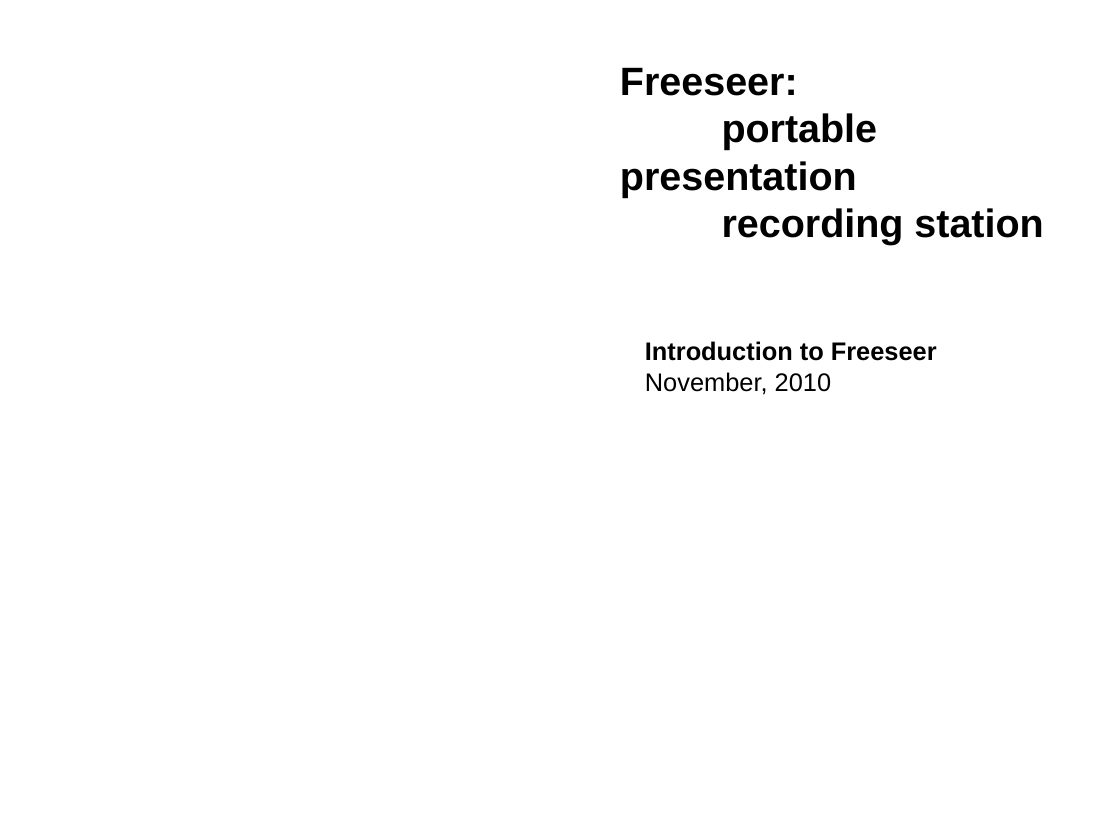
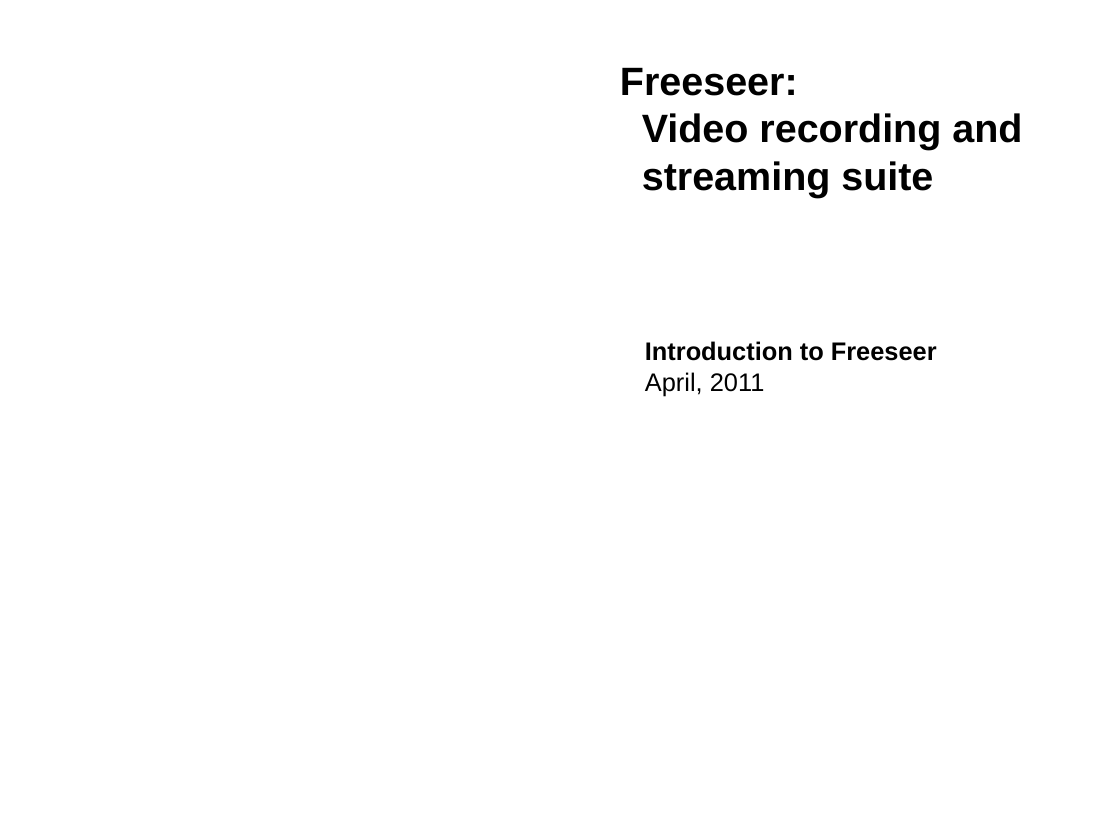
Before and after one commit to Freeseer/freeseer, a slide deck: slide 1 of docs/presentations/intro/freeseer_intro.odp. Drawn at 1120x840 pixels with LibreOffice and Linux fonts; fonts in the diff are those of the drawing; background and template pictures are left out. Boxes give left, top, right and bottom in pixels: in the first picture for what was removed or moved away, otherwise in the second. Text is boxed around its words. In the diff, an @@ line names an element or a change of style, - is before the commit and + after.

```diff
--- a/docs/presentations/intro/freeseer_intro.odp
+++ b/docs/presentations/intro/freeseer_intro.odp
@@ text at (642,113,1022,197): text changed @@
-portable presentation
-recording station
+Video recording and streaming suite
@@ text at (645,372,765,396): text changed @@
-November, 2010
+April, 2011
```
Also in this commit, not shown: 4 other slides changed, 1 slide added.
